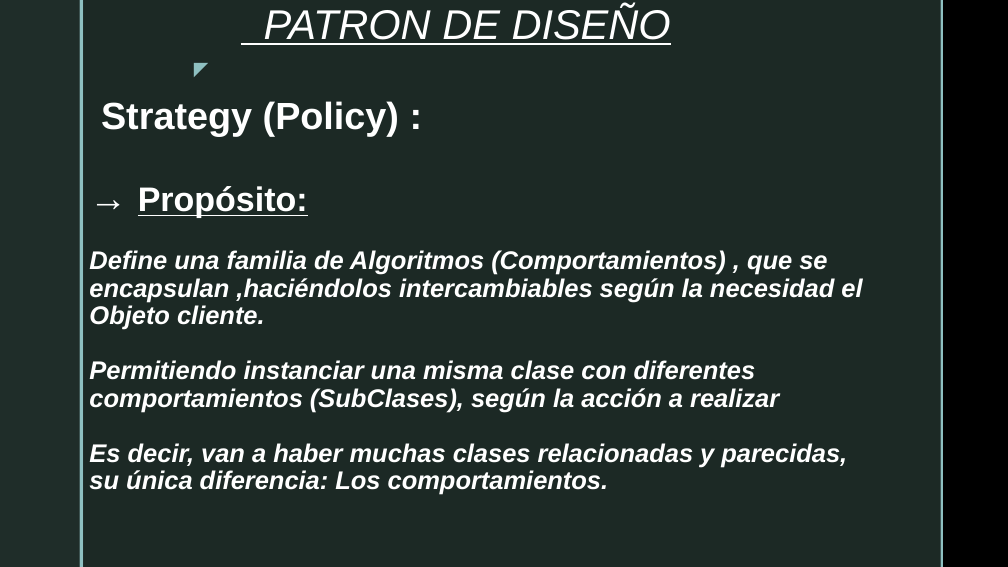
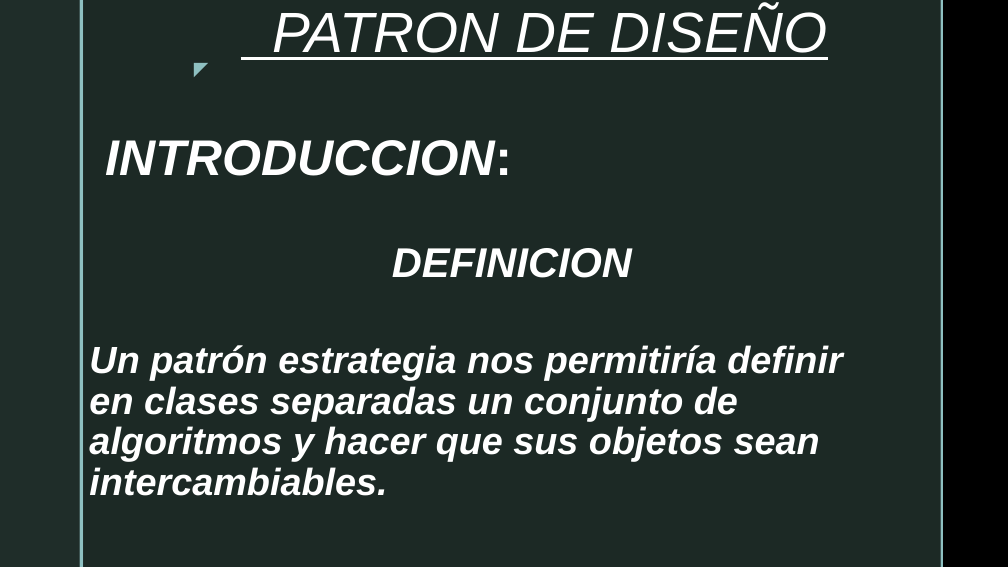
Before and after one commit to LucaTerranovaB/Dise-oSIstemas-Strategy-, a slide deck: slide 2 of Strategy.pptx. Drawn at 1008x567 pixels with LibreOffice and Linux fonts; fonts in the diff are those of the drawing; background and template pictures are left out. Boxes give left, top, right and bottom in pixels: in the first picture for what was removed or moved away, otherwise in the second. Text is boxed around its words. In the diff, an @@ line names an element or a change of style, - is before the commit and + after.

```diff
--- a/Strategy.pptx
+++ b/Strategy.pptx
@@ title at box(89, 7, 842, 496): text changed; size 24.3 to 36 pt @@
-PATRON DE DISEÑO
-Strategy (Policy) :
-→ Propósito:
-Define una familia de Algoritmos (Comportamientos) , que se encapsulan ,haciéndolos intercambiables según la necesidad el Objeto cliente.
-Permitiendo instanciar una misma clase con diferentes comportamientos (SubClases), según la acción a realizar
-Es decir, van a haber muchas clases relacionadas y parecidas, su única diferencia: Los comportamientos.
+PATRON DE DISEÑO
+INTRODUCCION:
+DEFINICION
+Un patrón estrategia nos permitiría definir en clases separadas un conjunto de algoritmos y hacer que sus objetos sean intercambiables.
```
Also in this commit, not shown: 5 other slides changed, 1 other file.
